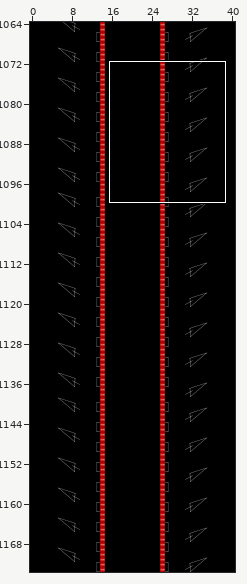
Two versions of a level (Tiled map (JSON), data/map/main_game_level.json). Above: a wide view before the commit, with the close-up outlined.
Close-up. Old version:
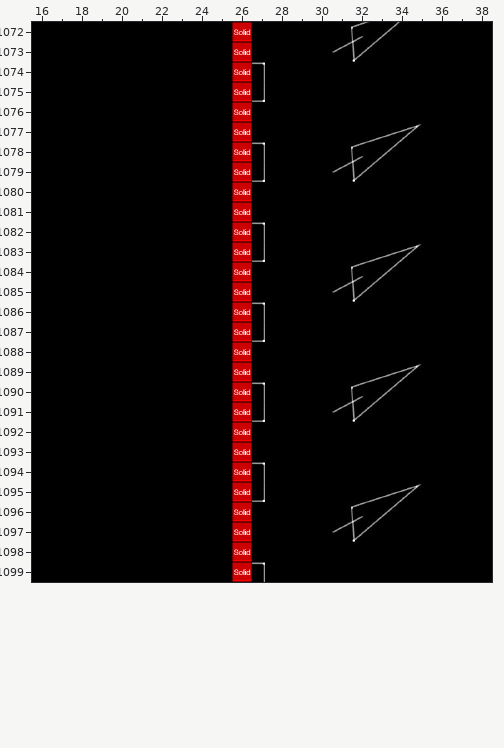
Cells are 32x32 px. Shown: x 16..38, y 1072..1099. The commit also changed other parts of the map, which this record leaves out. The old version is drawn lined up with the new one.
After the commit:
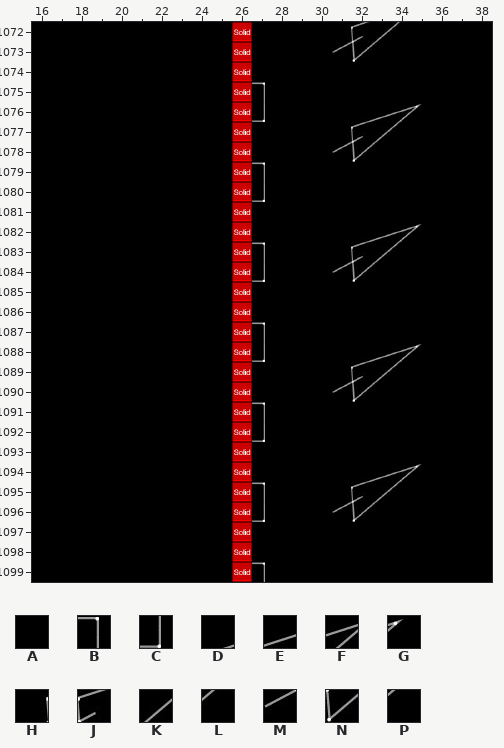
Key: from "section1": A 2; from "section2": B 12, C 18, D 20, E 21, F 22, G 23, H 25, J 26, K 27, L 28, M 31, N 32, P 33.
_ is an empty cell.
Tiles replaced or removed in this view: A, B, C, D, E, F, G, H, J, K, L, M, N, P.
Diff:
Changed rows in their new state; . is an unchanged cell.
map size 41x2088 -> 41x1450 cells (old content now starts at 0,-462; both pictures use the new coordinates)
Layer "background":
first column x 27:
1074 A........
1075 B........
1076 C....DEFG
1077 ....HJKLA
1078 A...MNPA.
1079 B...AAA..
1080 C........
1082 A....DEFG
1083 B...HJKLA
1084 C...MNPA.
1085 ....AAA..
1086 A........
1087 B........
1088 C....DEFG
1089 ....HJKLA
1090 A...MNPA.
1091 B...AAA..
1092 C........
1094 A....DEFG
1095 B...HJKLA
1096 C...MNPA.
1097 ....AAA..
